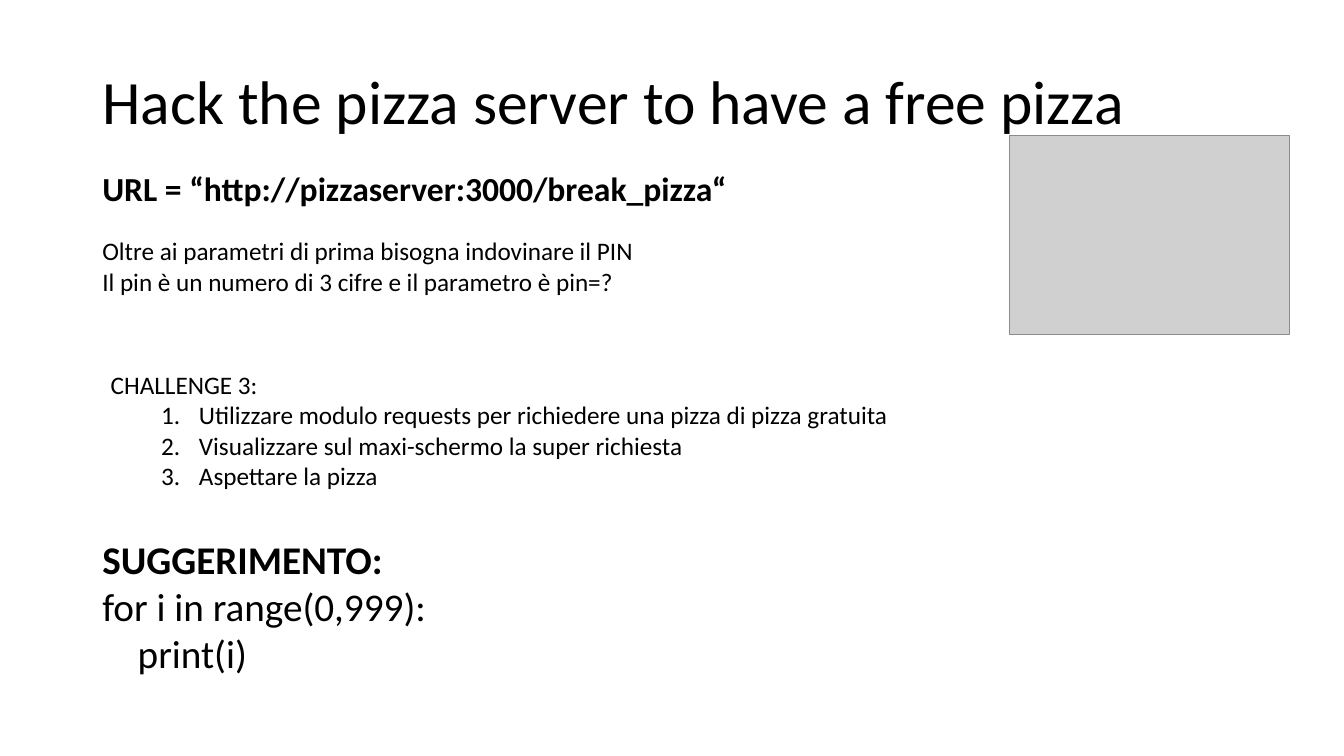
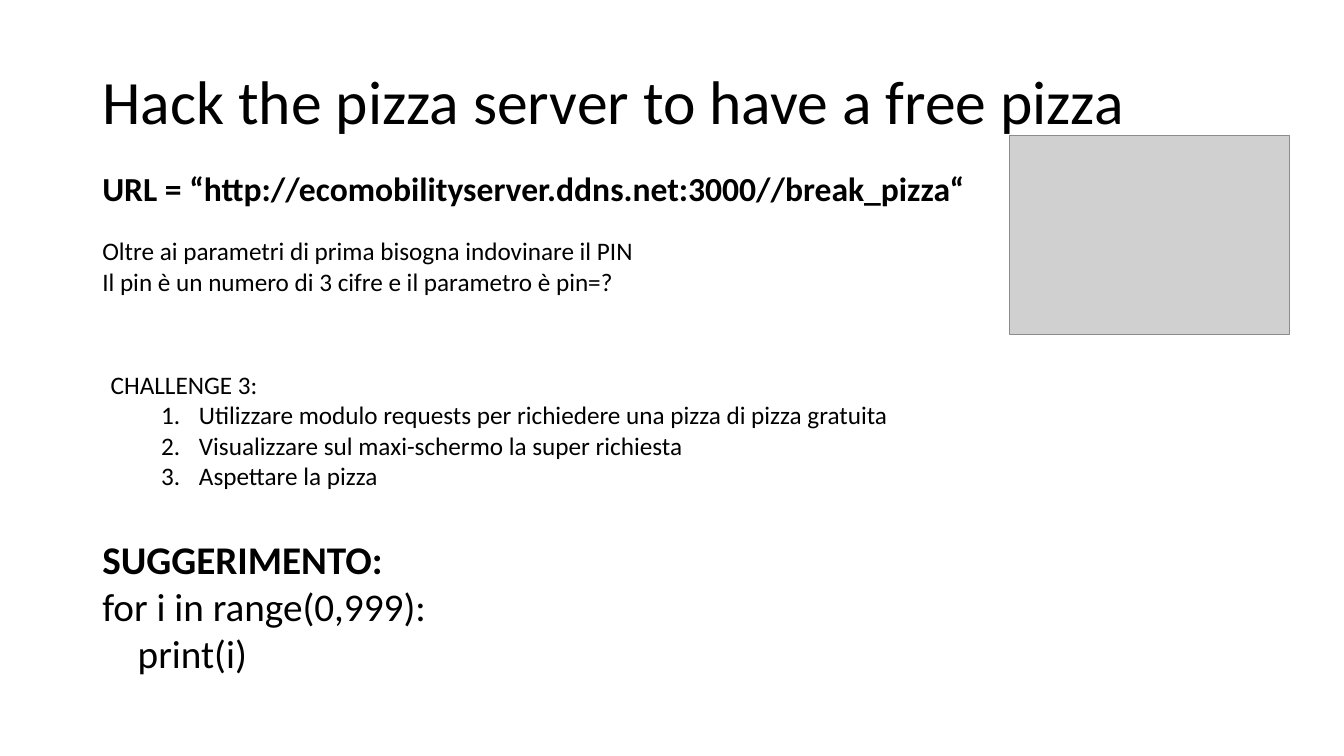
Before and after one commit to luckyunlock/PizzaProject, a slide deck: slide 8 of Slides.pptx (slide 7 before the commit). Drawn at 1344x756 pixels with LibreOffice and Linux fonts; fonts in the diff are those of the drawing; grey boxes stand for pictures. Boxes give left, top, right and bottom in pixels: in the first picture for what was removed or moved away, otherwise in the second. Text is boxed around its words. In the diff, an @@ line names an element or a change of style, - is before the commit and + after.

```diff
--- a/Slides.pptx
+++ b/Slides.pptx
@@ text at [102,176,964,207]: text changed @@
-URL = “http://pizzaserver:3000/break_pizza“
+URL = “http://ecomobilityserver.ddns.net:3000//break_pizza“
```
Also in this commit, not shown: 1 other slide changed, 1 slide added, 1 other file.
